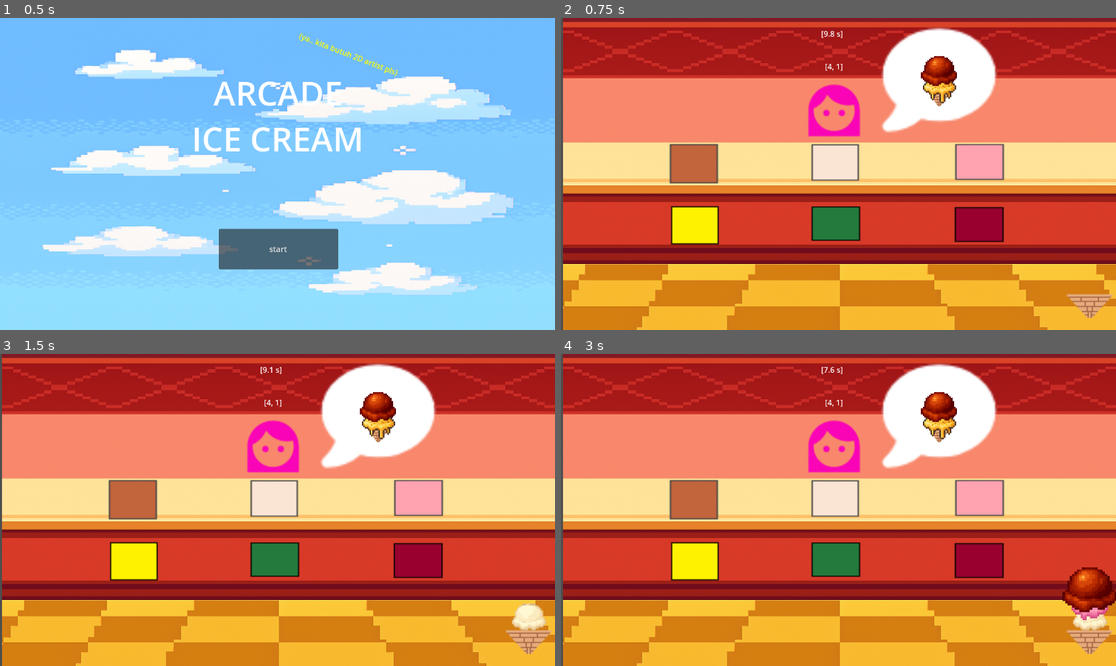
Above: before the commit, frames 1-4 (two rows, left to right).
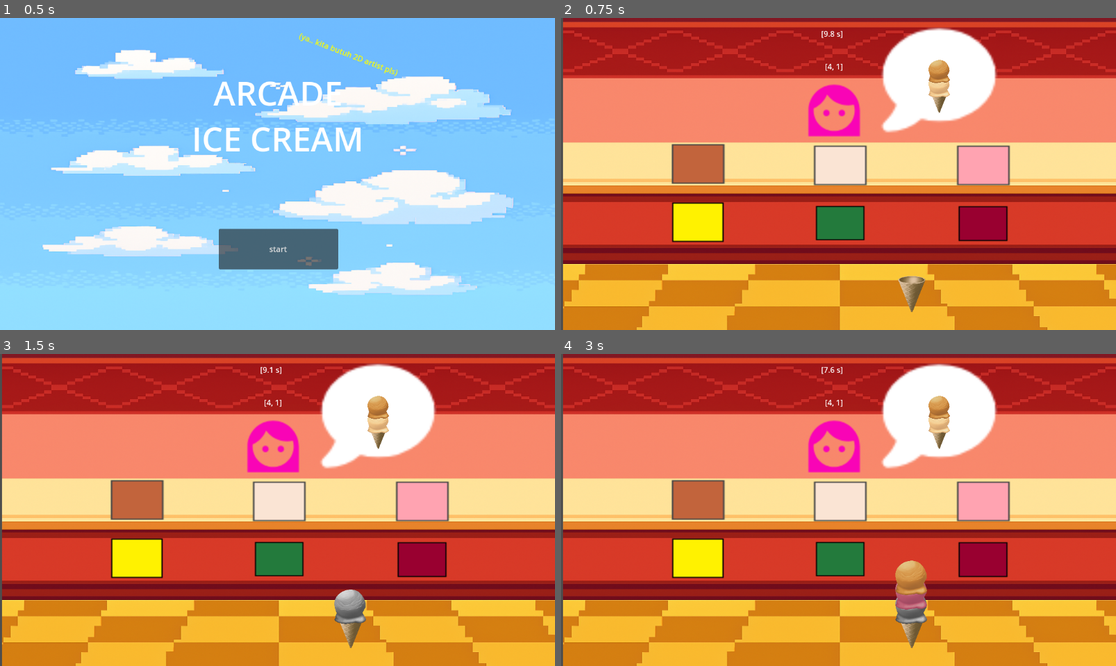
Above: after the commit, the same moments.

Repository: adamsutan/ice_cream_arcade
Game: Godot game, scene res://main_menu.tscn
Two runs of this game, one before a commit and one after it. Both use one fixed random seed, a clock stepped at 60 frames per second and the inputs below.
Inputs (mouse positions are in pixels of both pictures, inside the frame that each line leads up to; where the layout moved, square brackets give the same spot in the first picture):
- Up to frame 1 (0.5 s): no input
- Up to frame 2 (0.75 s): click "start" at 0.5 s
- Up to frame 3 (1.5 s): click (277, 500) [271, 497] at 1.25 s
- Up to frame 4 (3 s): click (982, 500) [977, 497] at 2 s; click (694, 500) at 2.75 s

Frame 1 is identical in both runs. In frame 2, 4.2% of the frame differs, in the area x 19-100%, y 12-97%; in frame 3, 5.0%; in frame 4, 6.3%.

Commit message:
switch tray position, ice cream texture

Diff:
--- a/banana_scoop.tscn
+++ b/banana_scoop.tscn
@@ -1,6 +1,6 @@
 [gd_scene load_steps=2 format=3 uid="uid://ci0d77xq72o0g"]
 
-[ext_resource type="Texture2D" uid="uid://bx7estux1l0sm" path="res://assets/graphics/ice_creams/banana ice cream.png" id="1_u3pq8"]
+[ext_resource type="Texture2D" uid="uid://cookyqd8j0kff" path="res://assets/graphics/png/light orange.png" id="1_u3pq8"]
 
 [node name="banana_scoop" type="Sprite2D"]
 position = Vector2(1075.5, 552.75)
--- a/chocolate_scoop.tscn
+++ b/chocolate_scoop.tscn
@@ -1,6 +1,6 @@
 [gd_scene load_steps=2 format=3 uid="uid://c7p6a3kc4fcfi"]
 
-[ext_resource type="Texture2D" uid="uid://cvgmpl3h6qw2o" path="res://assets/graphics/ice_creams/scoop choco.png" id="1_2viet"]
+[ext_resource type="Texture2D" uid="uid://cl8lqtfyuooaq" path="res://assets/graphics/png/orange.png" id="1_2viet"]
 
 [node name="chocolate scoop" type="Sprite2D"]
 position = Vector2(1061.9999, 494)
--- a/game.gd
+++ b/game.gd
@@ -29,174 +29,233 @@
 var current_customer = null
 var scoop_count = 0
 var scoop_spacing: float = -30.0
+var order_served = 0
 
 var scoop_map: Dictionary = {}
+var tray_position: Dictionary = {}
 
 var avail_scoops: Array = []
-
 var order: Array = []
 var serve: Array = []
+var is_serving: bool = false
 
 func _ready() -> void:
-    scoop_map = {
-        1: chocolate_scene,
-        2: vanilla_scene,
-        3: strawberry_scene,
-        4: banana_scene,
-        5: green_tea_scene,
-        6: red_velvet_scene
-    }
-    avail_scoops = scoop_map.keys()
-    randomize()
-
-    generate_order()
-    spawn_customer()
-    display_order_in_bubble(order)
+	scoop_map = {
+		1: chocolate_scene,
+		2: vanilla_scene,
+		3: strawberry_scene,
+		4: banana_scene,
+		5: green_tea_scene,
+		6: red_velvet_scene
+	}
+	tray_position = {
+		1: {
+			"name" : $Chocolate,
+			"position": [$Chocolate.position.x, $Chocolate.position.y]
+		},
+		2: {
+			"name" : $Vanilla,
+			"position": [$Vanilla.position.x, $Vanilla.position.y]
+		},
+		3: {
+			"name" : $Strawberry,
+			"position": [$Strawberry.position.x, $Strawberry.position.y]
+		},
+		4: {
+			"name" : $Banana,
+			"position": [$Banana.position.x, $Banana.position.y]
+		},
+		5: {
+			"name" : $Green_Tea,
+			"position": [$Green_Tea.position.x, $Green_Tea.position.y]
+		},
+		6: {
+			"name" : $Red_Velvet,
+			"position": [$Red_Velvet.position.x, $Red_Velvet.position.y]
+		}
+	}
+
+	avail_scoops = scoop_map.keys()
+	randomize()
+
+	generate_order()
+	spawn_customer()
+	display_order_in_bubble(order)
 
 func _process(_delta: float) -> void:
-    if timer.is_stopped():
-        time_label.text = "[0.0 s]"
-    else:
-        time_label.text = "[%.1f s]" % timer.time_left
-
-    order_debug.text = str(order)
-
-    if serve == order and serve.size() > 0:
-        on_serve_match()
+	if timer.is_stopped():
+		time_label.text = "[0.0 s]"
+	else:
+		time_label.text = "[%.1f s]" % timer.time_left
+
+	order_debug.text = str(order)
+
+	if serve == order and serve.size() > 0 and not is_serving:
+		is_serving = true  # Set flag supaya ga dipanggil lagi
+		on_serve_match()
 
 func on_serve_match() -> void:
-    timer.wait_time = 10.0
-    timer.start()
-
-    await get_tree().create_timer(0.5).timeout
-
-    # bersihkan scoop yang ada pada player
-    for scoop in scoop_container.get_children():
-        scoop.queue_free()
-    scoop_count = 0
-    serve = []
-
-    # bersihkan customer(s)
-    for c in customer_position.get_children():
-        c.queue_free()
-    current_customer = null
-
-    clear_order_bubble()
-    generate_order()
-    spawn_customer()
-    display_order_in_bubble(order)
+	timer.wait_time = 10.0
+	order_served += 1
+	timer.start()
+
+	await get_tree().create_timer(0.5).timeout
+
+	# bersihkan scoop yang ada pada player
+	for scoop in scoop_container.get_children():
+		scoop.queue_free()
+	scoop_count = 0
+	serve = []
+
+	# bersihkan customer(s)
+	for c in customer_position.get_children():
+		c.queue_free()
+	current_customer = null
+
+	if order_served >= 10:
+		shuffle_tray_positions()
+
+	clear_order_bubble()
+	generate_order()
+	spawn_customer()
+	display_order_in_bubble(order)
+
+	is_serving = false
+
+func shuffle_tray_positions() -> void:
+	# Ambil semua posisi dari tray_position dictionary
+	var positions: Array = []
+	for key in tray_position.keys():
+		positions.append(tray_position[key]["position"].duplicate())
+
+	# Shuffle array posisi menggunakan Fisher-Yates shuffle
+	for i in range(positions.size() - 1, 0, -1):
+		var j = randi() % (i + 1)
+		var tmp = positions[i]
+		positions[i] = positions[j]
+		positions[j] = tmp
+
+	# Assign posisi yang sudah diacak ke masing-masing node
+	var idx = 0
+	for key in tray_position.keys():
+		var node = tray_position[key]["name"]
+		if node != null:
+			node.position = Vector2(positions[idx][0], positions[idx][1])
+			# Update posisi di dictionary juga (untuk tracking)
+			tray_position[key]["position"] = positions[idx]
+		idx += 1
 
 func spawn_customer():
-    var choice = randi() % 2
-    if choice == 0:
-        current_customer = male_customer_scene.instantiate()
-    else:
-        current_customer = female_customer_scene.instantiate()
-    customer_position.add_child(current_customer)
+	var choice = randi() % 2
+	if choice == 0:
+		current_customer = male_customer_scene.instantiate()
+	else:
+		current_customer = female_customer_scene.instantiate()
+	customer_position.add_child(current_customer)
 
 func generate_order():
-    var max_scoop = 3
-    var min_scoop = 1
-    var count = randi() % (max_scoop - min_scoop + 1) + min_scoop
-
-    var shuffled = avail_scoops.duplicate()
-    for i in range(shuffled.size() - 1, 0, -1):
-        var j = randi() % (i + 1)
-        var tmp = shuffled[i]
-        shuffled[i] = shuffled[j]
-        shuffled[j] = tmp
-
-    order = shuffled.slice(0, count)
+	var max_scoop = 3
+	var min_scoop = 1
+	var count = randi() % (max_scoop - min_scoop + 1) + min_scoop
+
+	var shuffled = avail_scoops.duplicate()
+	for i in range(shuffled.size() - 1, 0, -1):
+		var j = randi() % (i + 1)
+		var tmp = shuffled[i]
+		shuffled[i] = shuffled[j]
+		shuffled[j] = tmp
+
+	order = shuffled.slice(0, count)
 
 func add_scoop_by_scene(scoop_scene: PackedScene) -> void:
-    if scoop_count >= 3:
-        return
-    if scoop_scene == null:
-        push_error("Tried to add null scoop scene")
-        return
-    var scoop = scoop_scene.instantiate()
-    scoop.position = Vector2(0, scoop_spacing * scoop_count)
-    scoop_container.add_child(scoop)
-    scoop_count += 1
+	if scoop_count >= 3:
+		return
+	if scoop_scene == null:
+		push_error("Tried to add null scoop scene")
+		return
+	var scoop = scoop_scene.instantiate()
+	scoop.position = Vector2(0, scoop_spacing * scoop_count)
+	scoop_container.add_child(scoop)
+	scoop_count += 1
 
 func add_scoop_by_code(code: int) -> void:
-    var scene = scoop_map.get(code, null)
-    if scene == null:
-        push_error("No scoop scene mapped for code: %s" % str(code))
-        return
-    add_scoop_by_scene(scene)
+	var scene = scoop_map.get(code, null)
+	if scene == null:
+		push_error("No scoop scene mapped for code: %s" % str(code))
+		return
+	add_scoop_by_scene(scene)
 
 # dari root script (get_node_or_null(order_scoops_rel_path)) dan menambahkan scoop preview.
 func display_order_in_bubble(order_arr: Array) -> void:
-    var container: Node = get_node_or_null(order_scoops_rel_path)
-    if container == null:
-        push_warning("Order display node not found at path '%s'. Adjust order_scoops_rel_path." % order_scoops_rel_path)
-        return
-
-    # kosongkan dulu
-    for child in container.get_children():
-        child.queue_free()
-
-    var n = order_arr.size()
-    for i in range(n):
-        var code = order_arr[i]
-        var scene = scoop_map.get(code, null)
-        if scene == null:
-            continue
-        var ordered_scoops_texture = scene.instantiate()
-        # ini jadi initiate child baru di dalam order_scoops
-        ordered_scoops_texture.scale = order_scoop_scale
-        # ini biar... ohh scaling texture scoop es krim nya biar es krim muat di texture bubble order
-        # posisi relatif terhadap container; letakkan agar tumpukan terlihat di atas cone
-        # index 0 -> scoop paling bawah, jadi pos Y = spacing * i
-        ordered_scoops_texture.position = Vector2(0, order_scoop_spacing * i)
-        # atur z_index supaya scoops yang lebih atas digambar di atas
-        if ordered_scoops_texture is Node2D:
-            ordered_scoops_texture.z_index = i
-        container.add_child(ordered_scoops_texture)
-        #ini nambahin scoop terus terusan pokoknya aowkwkwkwk
-        #sumpahh ini function ribet batt anjirrr
+	var container: Node = get_node_or_null(order_scoops_rel_path)
+	if container == null:
+		push_warning("Order display node not found at path '%s'. Adjust order_scoops_rel_path." % order_scoops_rel_path)
+		return
+
+	# kosongkan dulu
+	for child in container.get_children():
+		child.queue_free()
+
+	var n = order_arr.size()
+	for i in range(n):
+		var code = order_arr[i]
+		var scene = scoop_map.get(code, null)
+		if scene == null:
+			continue
+		var ordered_scoops_texture = scene.instantiate()
+		# ini jadi initiate child baru di dalam order_scoops
+		ordered_scoops_texture.scale = order_scoop_scale
+		# ini biar... ohh scaling texture scoop es krim nya biar es krim muat di texture bubble order
+		# posisi relatif terhadap container; letakkan agar tumpukan terlihat di atas cone
+		# index 0 -> scoop paling bawah, jadi pos Y = spacing * i
+		ordered_scoops_texture.position = Vector2(0, order_scoop_spacing * i)
+		# atur z_index supaya scoops yang lebih atas digambar di atas
+		if ordered_scoops_texture is Node2D:
+			ordered_scoops_texture.z_index = i
+		container.add_child(ordered_scoops_texture)
+		#ini nambahin scoop terus terusan pokoknya aowkwkwkwk
+		#sumpahh ini function ribet batt anjirrr
 
 func clear_order_bubble() -> void:
-    var container: Node = get_node_or_null(order_scoops_rel_path)
-    if container == null:
-        return
-    for child in container.get_children():
-        child.queue_free()
+	var container: Node = get_node_or_null(order_scoops_rel_path)
+	if container == null:
+		return
+	for child in container.get_children():
+		child.queue_free()
 
 func _on_cone_pressed() -> void:
-    for scoop in scoop_container.get_children():
-        scoop.queue_free()
-    scoop_count = 0
-    serve = []
-    # optionally clear order preview when player clears cone
-    # clear_order_bubble()
+	for scoop in scoop_container.get_children():
+		scoop.queue_free()
+	scoop_count = 0
+	serve = []
+	# optionally clear order preview when player clears cone
+	# clear_order_bubble()
 
 func _on_timer_timeout() -> void:
-    get_tree().change_scene_to_file("res://game_over.tscn")
+	get_tree().change_scene_to_file("res://game_over.tscn")
 
 # ------------------------------------------------- Tempat scoop2 (boring) --------------------------------#
 
 func _on_vanilla_pressed() -> void:
-    add_scoop_by_code(2)
-    serve.append(2)
+	add_scoop_by_code(2)
+	serve.append(2)
 
 func _on_strawberry_pressed() -> void:
-    add_scoop_by_code(3)
-    serve.append(3)
+	add_scoop_by_code(3)
+	serve.append(3)
 
 func _on_chocolate_pressed() -> void:
-    add_scoop_by_code(1)
-    serve.append(1)
+	add_scoop_by_code(1)
+	serve.append(1)
 
 func _on_red_velvet_pressed() -> void:
-    add_scoop_by_code(6)
-    serve.append(6)
+	add_scoop_by_code(6)
+	serve.append(6)
 
 func _on_green_tea_pressed() -> void:
-    add_scoop_by_code(5)
-    serve.append(5)
+	add_scoop_by_code(5)
+	serve.append(5)
 
 func _on_banana_pressed() -> void:
-    add_scoop_by_code(4)
-    serve.append(4)
+	add_scoop_by_code(4)
+	serve.append(4)
--- a/game.tscn
+++ b/game.tscn
@@ -6,9 +6,9 @@
 [ext_resource type="Texture2D" uid="uid://6xe1036gk6h2" path="res://assets/graphics/ice_creams/strawberry.png" id="3_7jktm"]
 [ext_resource type="Texture2D" uid="uid://buagq4r1h6jci" path="res://assets/graphics/chat_bubble/chat_bubble.png" id="3_hve3p"]
 [ext_resource type="Texture2D" uid="uid://c67y7y6fpdthk" path="res://assets/graphics/ice_creams/chocolate.png" id="4_ryrav"]
-[ext_resource type="Texture2D" uid="uid://citjw5qgp42g1" path="res://assets/graphics/ice_creams/cone.png" id="6_eow3j"]
 [ext_resource type="Texture2D" uid="uid://cj48yblwtk5kh" path="res://assets/graphics/ice_creams/banana template.png" id="7_vef74"]
 [ext_resource type="Texture2D" uid="uid://cb8wkxy0o1aex" path="res://assets/graphics/ice_creams/green tea template.png" id="8_hve3p"]
+[ext_resource type="Texture2D" uid="uid://caf6ny43pu8lh" path="res://assets/graphics/png/cone.png" id="8_mfdv2"]
 [ext_resource type="Texture2D" uid="uid://ch73snsrcurpq" path="res://assets/graphics/ice_creams/red velvet.png" id="9_mfdv2"]
 
 [node name="game" type="Node2D"]
@@ -50,8 +50,9 @@
 texture = ExtResource("3_hve3p")
 
 [node name="cone" type="Sprite2D" parent="OrderDisplay"]
-position = Vector2(0, 29)
-texture = ExtResource("6_eow3j")
+position = Vector2(0, 43)
+scale = Vector2(0.1, 0.1)
+texture = ExtResource("8_mfdv2")
 
 [node name="order_scoops" type="Node2D" parent="OrderDisplay"]
 position = Vector2(0, 12)
@@ -59,37 +60,61 @@
 [node name="Vanilla" type="TextureButton" parent="."]
 offset_left = 475.0
 offset_top = 231.0
-offset_right = 655.0
-offset_bottom = 369.0
+offset_right = 675.0
+offset_bottom = 381.0
 texture_normal = ExtResource("2_fc0e3")
 stretch_mode = 0
 
 [node name="Strawberry" type="TextureButton" parent="."]
 offset_left = 772.0
 offset_top = 231.0
-offset_right = 957.0
-offset_bottom = 367.0
+offset_right = 972.0
+offset_bottom = 381.0
 texture_normal = ExtResource("3_7jktm")
 stretch_mode = 0
 
 [node name="Chocolate" type="TextureButton" parent="."]
 offset_left = 180.0
 offset_top = 228.0
-offset_right = 363.0
-offset_bottom = 377.0
+offset_right = 380.0
+offset_bottom = 378.0
 texture_normal = ExtResource("4_ryrav")
 stretch_mode = 0
 
+[node name="Banana" type="TextureButton" parent="."]
+offset_left = 201.0
+offset_top = 349.0
+offset_right = 360.0
+offset_bottom = 499.0
+texture_normal = ExtResource("7_vef74")
+stretch_mode = 0
+
+[node name="Green_Tea" type="TextureButton" parent="."]
+offset_left = 501.0
+offset_top = 361.0
+offset_right = 651.0
+offset_bottom = 491.0
+texture_normal = ExtResource("8_hve3p")
+stretch_mode = 0
+
+[node name="Red_Velvet" type="TextureButton" parent="."]
+offset_left = 797.0
+offset_top = 361.0
+offset_right = 948.0
+offset_bottom = 493.0
+texture_normal = ExtResource("9_mfdv2")
+stretch_mode = 0
+
 [node name="IceCreamDisplay" type="Node2D" parent="."]
-position = Vector2(1098, 550)
+position = Vector2(727, 524)
 
 [node name="cone" type="TextureButton" parent="IceCreamDisplay"]
-offset_left = -68.00005
-offset_top = -26.000023
-offset_right = -0.6815109
-offset_bottom = 42.57142
-scale = Vector2(2.109375, 1.75)
-texture_normal = ExtResource("6_eow3j")
+offset_left = -27.0
+offset_top = 13.000001
+offset_right = 348.0
+offset_bottom = 511.0
+scale = Vector2(0.15, 0.15)
+texture_normal = ExtResource("8_mfdv2")
 
 [node name="scoop_currently" type="Node2D" parent="IceCreamDisplay"]
 position = Vector2(0, 2)
@@ -98,35 +123,11 @@
 wait_time = 10.0
 autostart = true
 
-[node name="Banana" type="TextureButton" parent="."]
-offset_left = 201.0
-offset_top = 358.0
-offset_right = 348.0
-offset_bottom = 503.0
-texture_normal = ExtResource("7_vef74")
-stretch_mode = 0
-
-[node name="Green_Tea" type="TextureButton" parent="."]
-offset_left = 492.0
-offset_top = 362.0
-offset_right = 642.0
-offset_bottom = 492.0
-texture_normal = ExtResource("8_hve3p")
-stretch_mode = 0
-
-[node name="Red_Velvet" type="TextureButton" parent="."]
-offset_left = 789.0
-offset_top = 363.0
-offset_right = 940.0
-offset_bottom = 495.0
-texture_normal = ExtResource("9_mfdv2")
-stretch_mode = 0
-
 [connection signal="pressed" from="Vanilla" to="." method="_on_vanilla_pressed"]
 [connection signal="pressed" from="Strawberry" to="." method="_on_strawberry_pressed"]
 [connection signal="pressed" from="Chocolate" to="." method="_on_chocolate_pressed"]
-[connection signal="pressed" from="IceCreamDisplay/cone" to="." method="_on_cone_pressed"]
-[connection signal="timeout" from="Timer" to="." method="_on_timer_timeout"]
 [connection signal="pressed" from="Banana" to="." method="_on_banana_pressed"]
 [connection signal="pressed" from="Green_Tea" to="." method="_on_green_tea_pressed"]
 [connection signal="pressed" from="Red_Velvet" to="." method="_on_red_velvet_pressed"]
+[connection signal="pressed" from="IceCreamDisplay/cone" to="." method="_on_cone_pressed"]
+[connection signal="timeout" from="Timer" to="." method="_on_timer_timeout"]
--- a/green_tea_scoop.tscn
+++ b/green_tea_scoop.tscn
@@ -1,6 +1,6 @@
 [gd_scene load_steps=2 format=3 uid="uid://cdfi2s7ljahlx"]
 
-[ext_resource type="Texture2D" uid="uid://cu4htvm4h7y8t" path="res://assets/graphics/ice_creams/green tea scoop.png" id="1_vvxfj"]
+[ext_resource type="Texture2D" uid="uid://bpr2kkilae1t7" path="res://assets/graphics/png/green.png" id="1_vvxfj"]
 
 [node name="green_tea_scoop" type="Sprite2D"]
 position = Vector2(1071, 540.5)
--- a/red_velvet_scoop.tscn
+++ b/red_velvet_scoop.tscn
@@ -1,6 +1,6 @@
 [gd_scene load_steps=2 format=3 uid="uid://dh2cxfggc6p8q"]
 
-[ext_resource type="Texture2D" uid="uid://dh2ynesxujlj3" path="res://assets/graphics/ice_creams/red velvet scoop.png" id="1_jlse6"]
+[ext_resource type="Texture2D" uid="uid://c6kceiqtcryii" path="res://assets/graphics/png/red.png" id="1_jlse6"]
 
 [node name="Node2D" type="Sprite2D"]
 position = Vector2(1087, 550.00006)
--- a/strawberry_scoop.tscn
+++ b/strawberry_scoop.tscn
@@ -1,6 +1,6 @@
 [gd_scene load_steps=2 format=3 uid="uid://cm1ghmt0xh5u0"]
 
-[ext_resource type="Texture2D" uid="uid://pr1gq5yjusn8" path="res://assets/graphics/ice_creams/scoop strawberry.png" id="1_uat75"]
+[ext_resource type="Texture2D" uid="uid://c1d87re6d3go5" path="res://assets/graphics/png/pink.png" id="1_uat75"]
 
 [node name="strawberry scoop" type="Sprite2D"]
 position = Vector2(1036, 457)
--- a/vanilla_scoop.tscn
+++ b/vanilla_scoop.tscn
@@ -1,6 +1,6 @@
 [gd_scene load_steps=2 format=3 uid="uid://cqy1mxddrdv4b"]
 
-[ext_resource type="Texture2D" uid="uid://xl1m1dbxynkd" path="res://assets/graphics/ice_creams/vanilla scoop.png" id="1_lhwff"]
+[ext_resource type="Texture2D" uid="uid://c8r86ikd05ae1" path="res://assets/graphics/png/colorless/ice cream.png" id="1_lhwff"]
 
 [node name="vanilla scoop" type="Sprite2D"]
 position = Vector2(1059, 508)
Binary file added: assets/graphics/png/chocolate chips.png
Not shown, added: assets/graphics/png/chocolate chips.png.import
Binary file added: assets/graphics/png/colorless/chocolate chips.png
Not shown, added: assets/graphics/png/colorless/chocolate chips.png.import
Binary file added: assets/graphics/png/colorless/cone.png
Not shown, added: assets/graphics/png/colorless/cone.png.import
Binary file added: assets/graphics/png/colorless/filling.png
Not shown, added: assets/graphics/png/colorless/filling.png.import
Binary file added: assets/graphics/png/colorless/ice ball.png
Not shown, added: assets/graphics/png/colorless/ice ball.png.import
Binary file added: assets/graphics/png/colorless/ice cream.png
Not shown, added: assets/graphics/png/colorless/ice cream.png.import
(and 38 more such lines)
